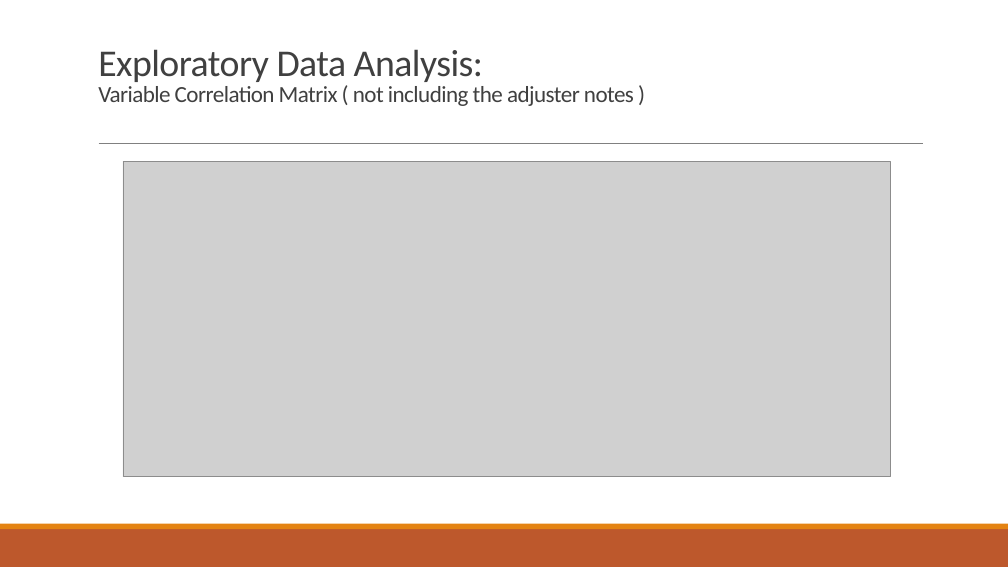
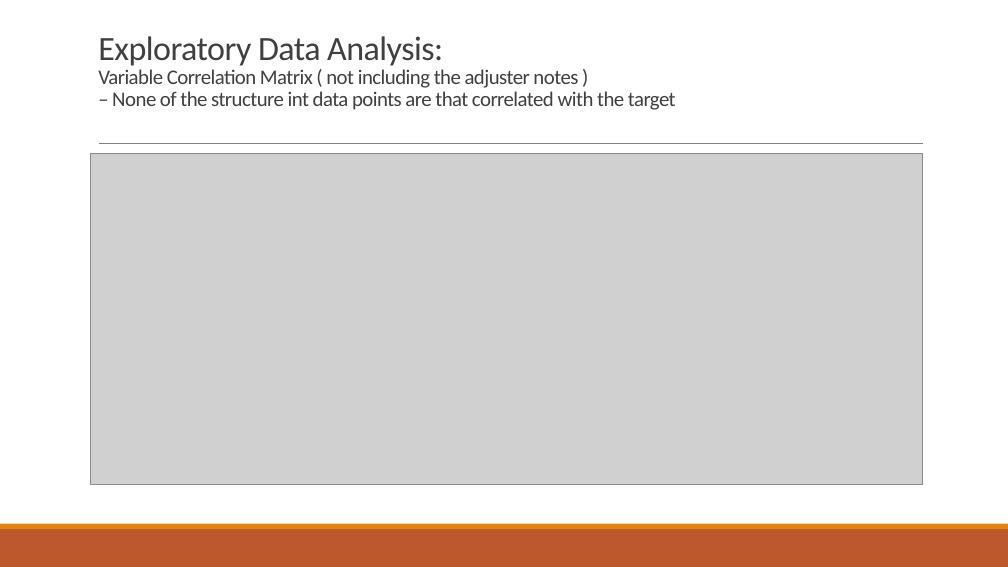
Before and after one commit to hkalavala/DS_SM_15_HK, a slide deck: slide 15 of projects/final-project/GA Project - HK.pptx. Drawn at 1008x567 pixels with LibreOffice and Linux fonts; fonts in the diff are those of the drawing; grey boxes stand for pictures. Boxes give left, top, right and bottom in pixels: in the first picture for what was removed or moved away, otherwise in the second. Text is boxed around its words. In the diff, an @@ line names an element or a change of style, - is before the commit and + after.

```diff
--- a/projects/final-project/GA Project - HK.pptx
+++ b/projects/final-project/GA Project - HK.pptx
@@ title at (x1=98, y1=36, x2=676, y2=110): text changed; size 22 to 19.8 pt @@
-Exploratory Data Analysis:
-Variable Correlation Matrix ( not including the adjuster notes )
+Exploratory Data Analysis:
+Variable Correlation Matrix ( not including the adjuster notes )
+– None of the structure int data points are that correlated with the target
@@ picture resized from (x1=123, y1=161, x2=891, y2=477) to (x1=91, y1=154, x2=923, y2=484) @@
```
Also in this commit, not shown: 7 slides added.
